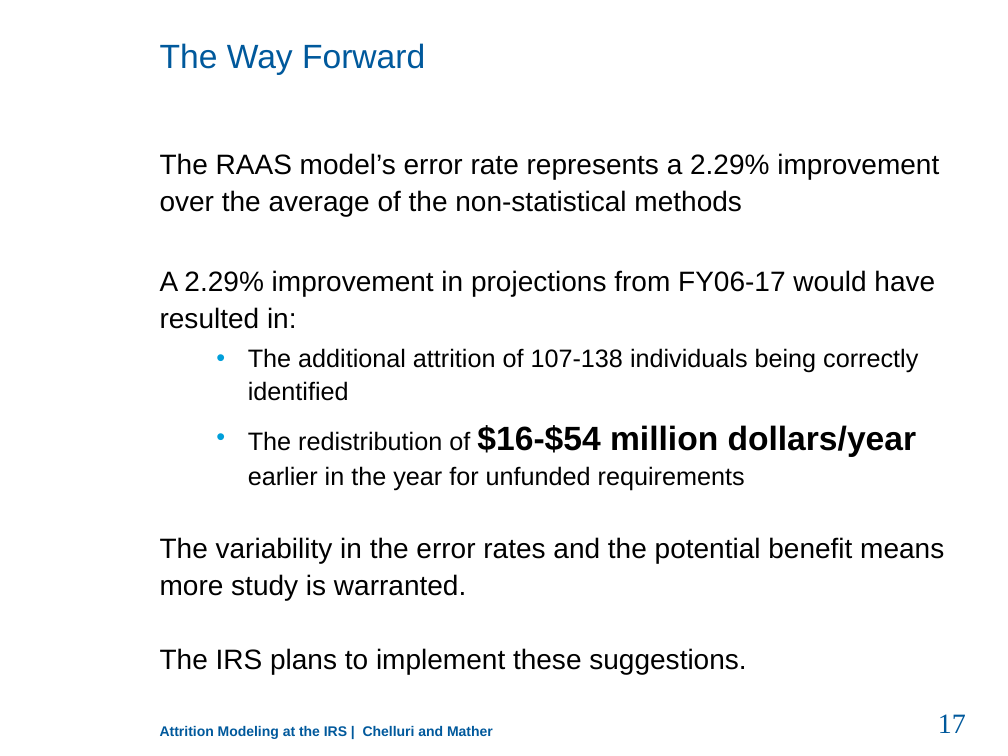
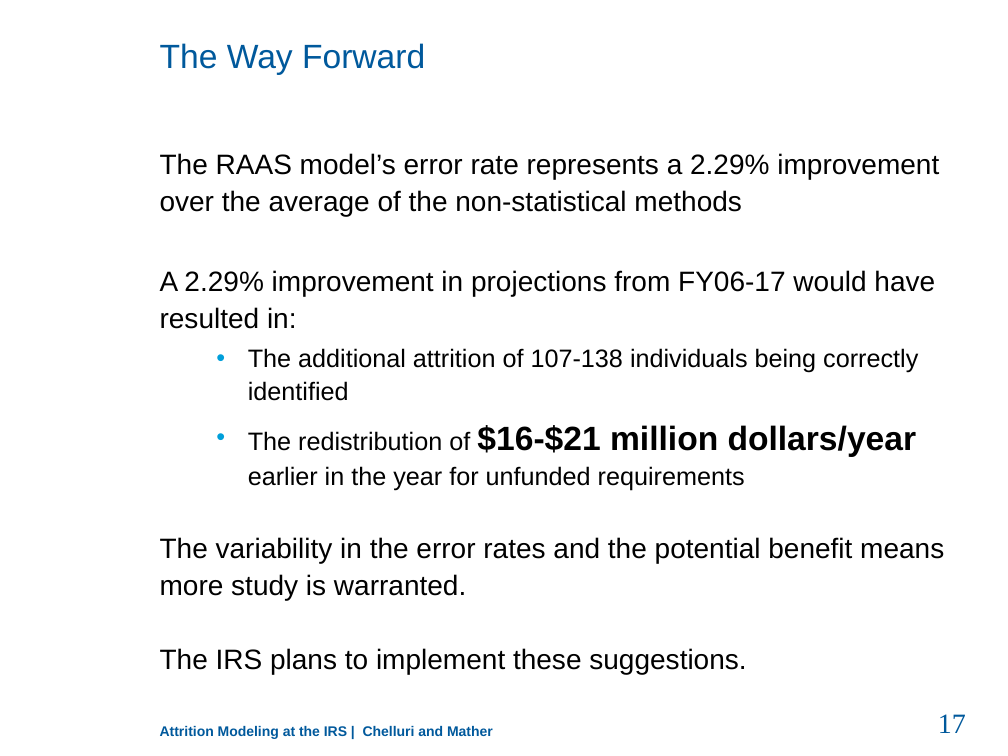
Before and after one commit to nagadeepakc/irs-attrition, a slide deck: slide 18 of img/docs/presentation.pptx. Drawn at 1008x756 pixels with LibreOffice and Linux fonts; fonts in the diff are those of the drawing; background and template pictures are left out. Boxes give left, top, right and bottom in pixels: in the first picture for what was removed or moved away, otherwise in the second. Text is boxed around its words. In the diff, an @@ line names an element or a change of style, - is before the commit and + after.

```diff
--- a/img/docs/presentation.pptx
+++ b/img/docs/presentation.pptx
@@ text at (x1=248, y1=425, x2=917, y2=490): text changed @@
-  • The redistribution of $16-$54 million dollars/year earlier in the year for unfunded requirements
+  • The redistribution of $16-$21 million dollars/year earlier in the year for unfunded requirements
```
Also in this commit, not shown: 1 other slide changed, 2 other files.
